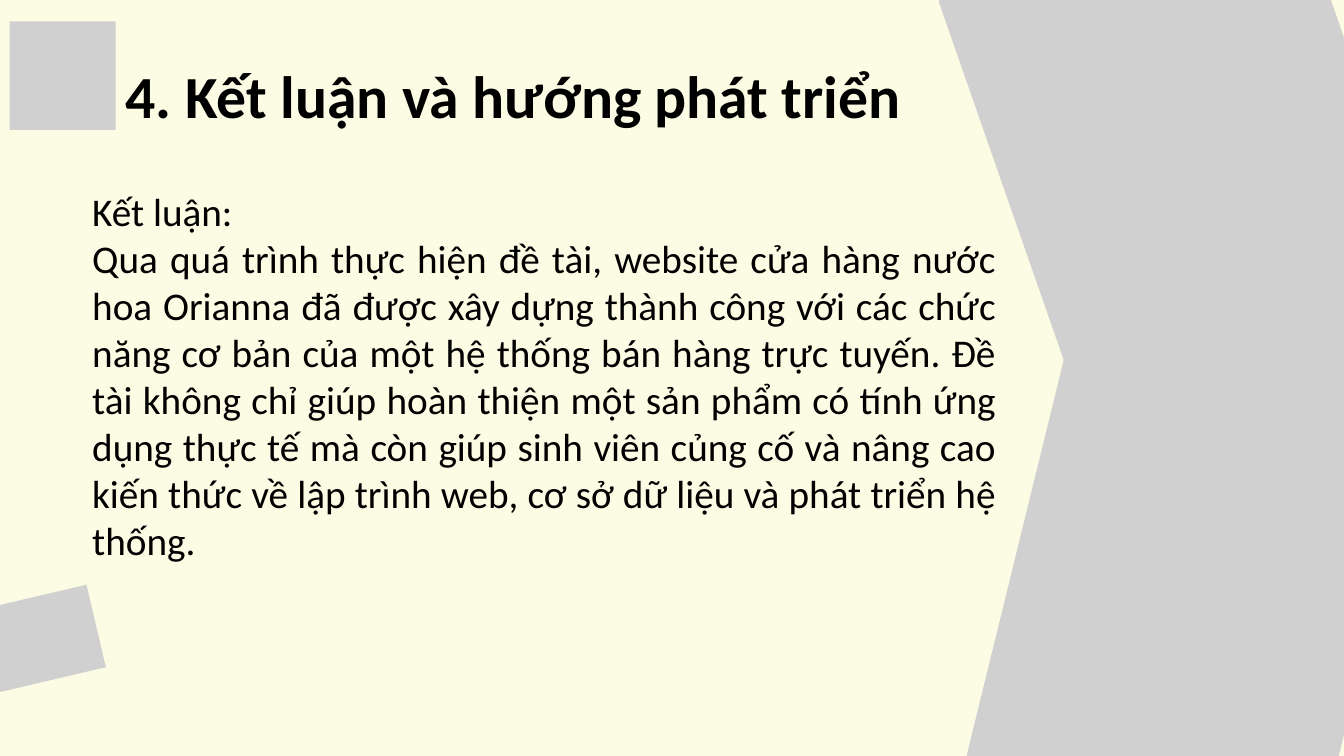
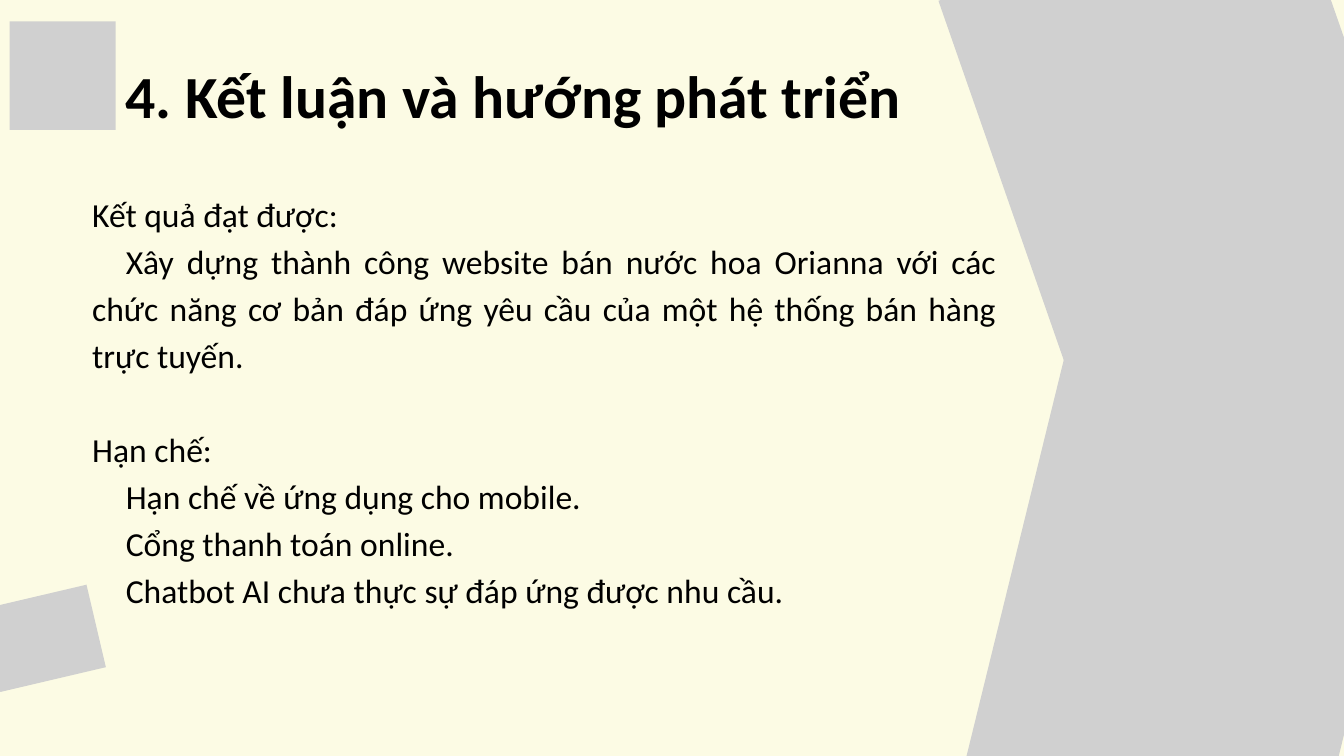
Before and after one commit to 1ThaoVy/CHUYENNGANH, a slide deck: slide 15 of word-slide-poster/slide.pptx (slide 18 before the commit). Drawn at 1344x756 pixels with LibreOffice and Linux fonts; fonts in the diff are those of the drawing; grey boxes stand for pictures. Boxes give left, top, right and bottom in pixels: in the first picture for what was removed or moved away, otherwise in the second. Text is boxed around its words. In the diff, an @@ line names an element or a change of style, - is before the commit and + after.

Commit message:
Cập nhật slide báo cáo và poster
- Xóa poster.png cũ không cần thiết
- Cập nhật slide.pptx với nội dung mới nhất
- Hoàn thiện tài liệu trình bày dự án
- Chuẩn bị slide demo cho báo cáo cuối kỳ

```diff
--- a/word-slide-poster/slide.pptx
+++ b/word-slide-poster/slide.pptx
@@ text at (x1=92, y1=201, x2=995, y2=609): text changed; size 42 to 36 pt @@
-Kết luận:
-Qua quá trình thực hiện đề tài, website cửa hàng nước hoa Orianna đã được xây dựng thành công với các chức năng cơ bản của một hệ thống bán hàng trực tuyến. Đề tài không chỉ giúp hoàn thiện một sản phẩm có tính ứng dụng thực tế mà còn giúp sinh viên củng cố và nâng cao kiến thức về lập trình web, cơ sở dữ liệu và phát triển hệ thống.
+Kết quả đạt được:
+Xây dựng thành công website bán nước hoa Orianna với các chức năng cơ bản đáp ứng yêu cầu của một hệ thống bán hàng trực tuyến.
+Hạn chế:
+  Hạn chế về ứng dụng cho mobile.
+  Cổng thanh toán online.
+  Chatbot AI chưa thực sự đáp ứng được nhu cầu.
```
Also in this commit, not shown: 11 other slides changed, 3 slides removed, 1 other file.
